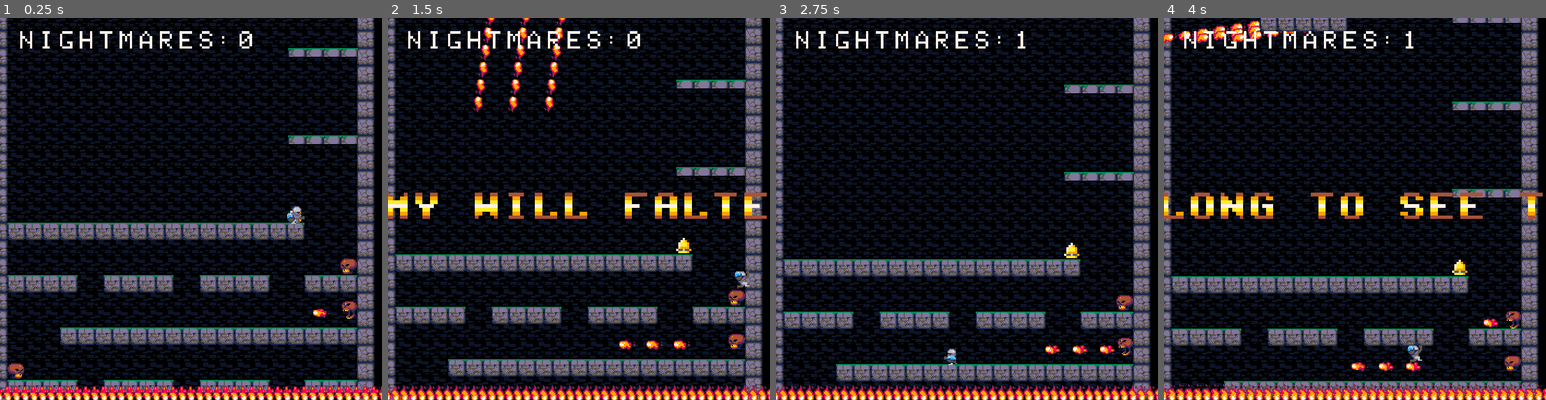
Above: before the commit, frames 1-4 (left to right).
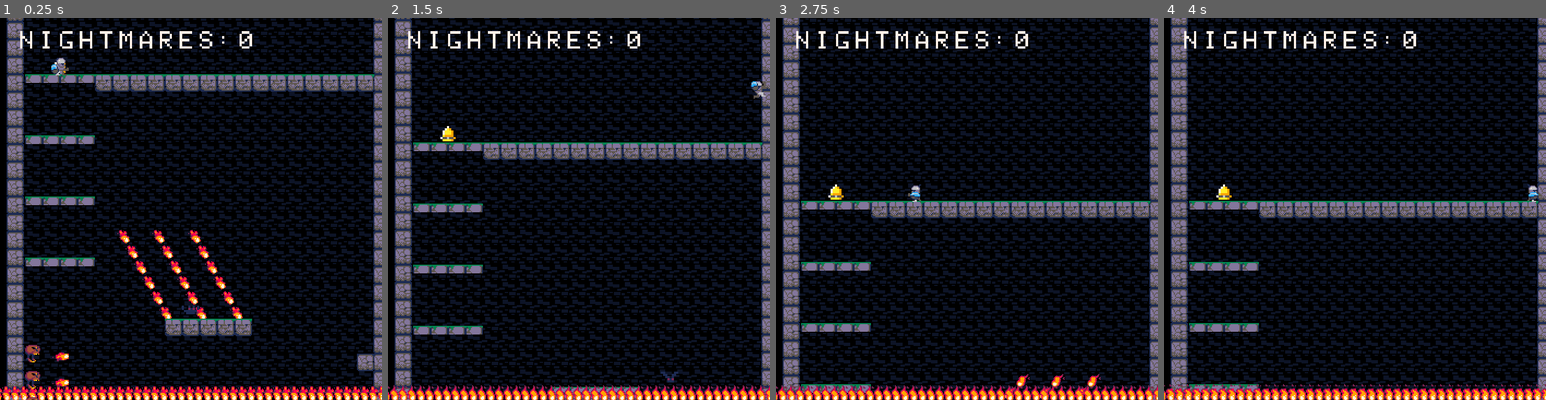
Above: after the commit, the same moments.

Repository: toadkarter/ToyBoxJam2023
Game: Godot game, scene res://Scenes/Game/Main/main.tscn
The game is run twice, just before and just after one commit, with the same random seed, the same clock (stepped at 60 frames per second) and the same inputs.
Inputs:
- Up to frame 1 (0.25 s): no input
- Up to frame 2 (1.5 s): hold Right (move_right) from 0.53 s (still down); tap Space (jump) at 0.77 s
- Up to frame 3 (2.75 s): tap Space (jump) at 1.52 s; release Right (move_right) at 2.03 s; hold Left (move_left) from 2.03 s (still down)
- Up to frame 4 (4 s): release Left (move_left) at 2.78 s; hold Right (move_right) from 2.78 s (still down); tap Space (jump) at 3.02, 3.77 s

The runs differ from the first frame. In frame 1, 61% of the frame differs, in the area x 0-100%, y 0-100%; in frame 2, 65%; in frame 3, 64%; in frame 4, 63%.

Commit message:
Freezing camera when player reaches the end

Diff:
--- a/Scenes/level.gd
+++ b/Scenes/level.gd
@@ -20,6 +20,10 @@
 @export var death_texts: Array[String]
 @export var checkpoint_text: String
 
+@export_group("Outro")
+@export var outro_limit: float = -5032.0
+@export var seconds_before_marker_appears: float = 5.0
+
 @onready var camera: Camera2D = $Camera
 @onready var firewall: Node2D = $Firewall
 @onready var hud: CanvasLayer = $Camera/HUD
@@ -31,6 +35,7 @@
 var player: CharacterBody2D
 var total_deaths: int = 0
 var scroll_level: bool = true
+var outro_started: bool = false
 
 
 func _ready() -> void:
@@ -46,6 +51,9 @@
 
 	camera.position.y += -scroll_speed * delta
 	firewall.position.y += -scroll_speed * delta
+
+	if camera.position.y <= outro_limit:
+		_play_outro()
 
 
 func _on_player_death() -> void:
@@ -110,3 +118,8 @@
 
 	if debug_start_at_checkpoint_number != -1 and debug_start_at_checkpoint_number < checkpoints.size():
 		current_checkpoint = checkpoints[debug_start_at_checkpoint_number]
+
+
+func _play_outro() -> void:
+	scroll_level = false
+	print("We are starting the outro")
--- a/Scenes/level.tscn
+++ b/Scenes/level.tscn
@@ -189,15 +189,15 @@
 format = 2
 layer_0/tile_data = PackedInt32Array(1114116, 65536, 0, 1114117, 65536, 0, 1114118, 65536, 0, 1114119, 65536, 0, 111412 …(169375 unchanged characters)…
 script = ExtResource("2_7nbtq")
-debug_start_at_checkpoint_number = 8
+debug_start_at_checkpoint_number = 9
 debug_stop_music = true
 player_scene = ExtResource("2_kb2gi")
-checkpoints = [NodePath("Checkpoint1"), NodePath("Checkpoint2"), NodePath("Checkpoint3"), NodePath("Checkpoint4"), NodePath("Checkpoint5"), NodePath("Checkpoint6"), NodePath("Checkpoint7"), NodePath("Checkpoint8"), NodePath("Checkpoint9")]
+checkpoints = [NodePath("Checkpoint1"), NodePath("Checkpoint2"), NodePath("Checkpoint3"), NodePath("Checkpoint4"), NodePath("Checkpoint5"), NodePath("Checkpoint6"), NodePath("Checkpoint7"), NodePath("Checkpoint8"), NodePath("Checkpoint9"), NodePath("DebugCheckpointForOutro")]
 death_texts = Array[String](["My will falters", "I must go on", "I long to see the sky"])
 checkpoint_text = "My memory stirs..."
 
 [node name="Camera" type="Camera2D" parent="."]
-position = Vector2(248, -4272)
+position = Vector2(233, -5032)
 
 [node name="HUD" parent="Camera" instance=ExtResource("4_oap2e")]
 DeathCountText = "Nightmares:%d"
@@ -2813,6 +2813,10 @@
 position = Vector2(344, -4280)
 camera_position = -4272.0
 
+[node name="DebugCheckpointForOutro" parent="." instance=ExtResource("7_n31si")]
+position = Vector2(113, -5048)
+camera_position = -4904.0
+
 [node name="Skull" parent="." instance=ExtResource("4_uxhqa")]
 position = Vector2(89, -4784)
 projectile_speed = 60.0
